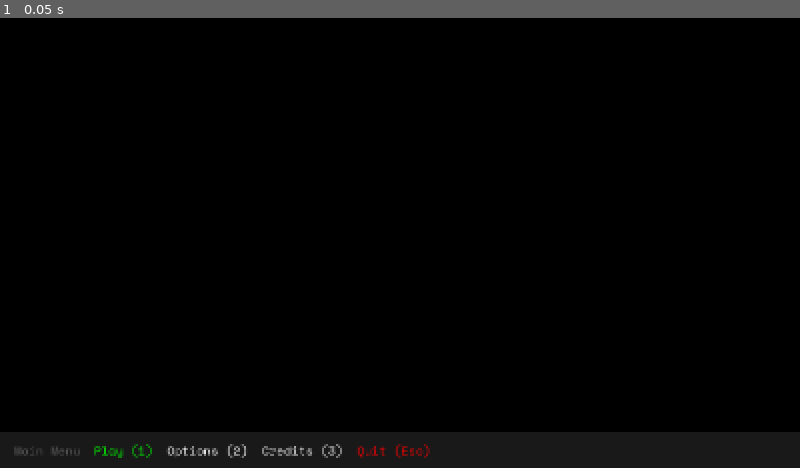
Above: before the commit, frame 1.
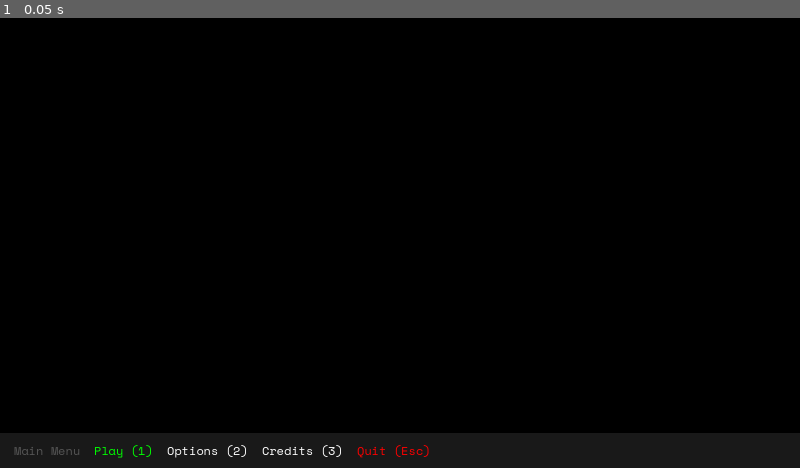
Above: after the commit, the same moment.

Repository: SingularityFuel/GUI
Game: Godot game, scene res://novel/bargo/bargo.tscn
Two runs of this game, one before a commit and one after it. Both use one fixed random seed, a clock stepped at 60 frames per second and the inputs below.
Inputs:
- Up to frame 1 (0.05 s): no input

The runs differ from the first frame. In frame 1, 0.6% of the frame differs, in the area x 0-100%, y 92-98%.

Commit message:
Export Config and Window Min Size (#13)

Diff:
--- a/GUIDOT/novel/bargo/bar.gd
+++ b/GUIDOT/novel/bargo/bar.gd
@@ -1,5 +1,5 @@
 class_name Bar
-extends HBoxContainer
+extends CanvasItem
 
 @export var StateHint: Label
 @export var Refs: Array[Label]
--- /dev/null
+++ b/GUIDOT/novel/bargo/bar.tscn
@@ -0,0 +1,87 @@
+[gd_scene format=3 uid="uid://jtfyxcvkkn4g"]
+
+[ext_resource type="Script" uid="uid://yrah2dhvw5jk" path="res://novel/bargo/bar.gd" id="1_05ppw"]
+[ext_resource type="Theme" uid="uid://b8lununx6pesr" path="res://novel/bargo/main_font_theme.tres" id="2_xe66c"]
+
+[node name="Bar" type="ColorRect" unique_id=740554295 node_paths=PackedStringArray("StateHint", "Refs")]
+custom_minimum_size = Vector2(800, 70)
+anchors_preset = -1
+anchor_top = 1.0
+anchor_right = 1.0
+anchor_bottom = 1.0
+offset_top = -70.0
+color = Color(1, 1, 1, 0.1)
+script = ExtResource("1_05ppw")
+StateHint = NodePath("BarHBox/State")
+Refs = [NodePath("BarHBox/Label1"), NodePath("BarHBox/Label2"), NodePath("BarHBox/Label3"), NodePath("BarHBox/Label4"), NodePath("BarHBox/Label5"), NodePath("BarHBox/Label6"), NodePath("BarHBox/Label7"), NodePath("BarHBox/Label8")]
+metadata/_edit_lock_ = true
+
+[node name="BarHBox" type="HBoxContainer" parent="." unique_id=1524244931]
+custom_minimum_size = Vector2(70, 70)
+layout_mode = 1
+anchors_preset = 15
+anchor_right = 1.0
+anchor_bottom = 1.0
+grow_horizontal = 2
+grow_vertical = 2
+theme_override_constants/separation = 28
+metadata/_edit_lock_ = true
+
+[node name="Blank" type="Control" parent="BarHBox" unique_id=1819420951]
+layout_mode = 2
+metadata/_edit_lock_ = true
+
+[node name="State" type="Label" parent="BarHBox" unique_id=1887845948]
+layout_mode = 2
+theme = ExtResource("2_xe66c")
+theme_override_colors/font_color = Color(0.33333334, 0.33333334, 0.33333334, 1)
+text = "State"
+metadata/_edit_lock_ = true
+
+[node name="Label1" type="Label" parent="BarHBox" unique_id=610310690]
+layout_mode = 2
+theme = ExtResource("2_xe66c")
+text = "Play (1)"
+metadata/_edit_lock_ = true
+
+[node name="Label2" type="Label" parent="BarHBox" unique_id=437597692]
+layout_mode = 2
+theme = ExtResource("2_xe66c")
+text = "Options (2)"
+metadata/_edit_lock_ = true
+
+[node name="Label3" type="Label" parent="BarHBox" unique_id=318799947]
+layout_mode = 2
+theme = ExtResource("2_xe66c")
+text = "Credits (3)"
+metadata/_edit_lock_ = true
+
+[node name="Label4" type="Label" parent="BarHBox" unique_id=1723366961]
+layout_mode = 2
+theme = ExtResource("2_xe66c")
+text = "Quit (Esc)"
+metadata/_edit_lock_ = true
+
+[node name="Label5" type="Label" parent="BarHBox" unique_id=1010019253]
+layout_mode = 2
+theme = ExtResource("2_xe66c")
+theme_override_colors/font_color = Color(1, 0.33333334, 0.33333334, 1)
+metadata/_edit_lock_ = true
+
+[node name="Label6" type="Label" parent="BarHBox" unique_id=1497865239]
+layout_mode = 2
+theme = ExtResource("2_xe66c")
+theme_override_colors/font_color = Color(1, 0.33333334, 0.33333334, 1)
+metadata/_edit_lock_ = true
+
+[node name="Label7" type="Label" parent="BarHBox" unique_id=2092912029]
+layout_mode = 2
+theme = ExtResource("2_xe66c")
+theme_override_colors/font_color = Color(1, 0.33333334, 0.33333334, 1)
+metadata/_edit_lock_ = true
+
+[node name="Label8" type="Label" parent="BarHBox" unique_id=1772276150]
+layout_mode = 2
+theme = ExtResource("2_xe66c")
+theme_override_colors/font_color = Color(1, 0.33333334, 0.33333334, 1)
+metadata/_edit_lock_ = true
--- a/GUIDOT/novel/bargo/bargo.gd
+++ b/GUIDOT/novel/bargo/bargo.gd
@@ -2,16 +2,21 @@
 
 @export var BottomBar:Bar
 @export var CreditsPanel:CanvasItem
+@export var OptionsPanel:CanvasItem
 
 var GameState:String
 
 func _ready() -> void:
+	# Things that should be project settings
+	get_window().min_size = Vector2i(800, 600)
+	# Check
 	if BottomBar == null:
 		L.logError("bottom bar nonexistent")
 	# Triggers
 	S.AnyKey.connect(_onKey)
 	# Hide Components
 	CreditsPanel.hide()
+	OptionsPanel.hide()
 	# Initialize
 	ChangeState("Main Menu")
 
@@ -66,8 +71,12 @@
 	match state:
 		"Credits":
 			CreditsPanel.hide()
+		"Options":
+			OptionsPanel.hide()
 
 func EnterState(state:String) -> void:
 	match state:
 		"Credits":
 			CreditsPanel.show()
+		"Options":
+			OptionsPanel.show()
--- a/GUIDOT/novel/bargo/bargo.tscn
+++ b/GUIDOT/novel/bargo/bargo.tscn
@@ -1,10 +1,11 @@
 [gd_scene format=3 uid="uid://4c8wv34824cw"]
 
 [ext_resource type="Script" uid="uid://gigastd2c6t3" path="res://novel/bargo/bargo.gd" id="1_ioc6g"]
-[ext_resource type="Script" uid="uid://yrah2dhvw5jk" path="res://novel/bargo/bar.gd" id="2_jy4do"]
+[ext_resource type="PackedScene" uid="uid://jtfyxcvkkn4g" path="res://novel/bargo/bar.tscn" id="2_roek2"]
 [ext_resource type="Theme" uid="uid://b8lununx6pesr" path="res://novel/bargo/main_font_theme.tres" id="4_xi4j1"]
 
-[node name="Bargo" type="Control" unique_id=1347800792 node_paths=PackedStringArray("BottomBar", "CreditsPanel")]
+[node name="Bargo" type="Control" unique_id=1347800792 node_paths=PackedStringArray("BottomBar", "CreditsPanel", "OptionsPanel")]
+custom_minimum_size = Vector2(800, 600)
 layout_mode = 3
 anchors_preset = 15
 anchor_right = 1.0
@@ -12,8 +13,9 @@
 grow_horizontal = 2
 grow_vertical = 2
 script = ExtResource("1_ioc6g")
-BottomBar = NodePath("Bar/BarHBox")
+BottomBar = NodePath("Bar")
 CreditsPanel = NodePath("Credits")
+OptionsPanel = NodePath("Options")
 
 [node name="BG" type="ColorRect" parent="." unique_id=1002946325]
 layout_mode = 1
@@ -24,91 +26,11 @@
 grow_vertical = 2
 color = Color(0, 0, 0, 1)
 
-[node name="Bar" type="ColorRect" parent="." unique_id=218714946]
-custom_minimum_size = Vector2(800, 70)
+[node name="Bar" parent="." unique_id=740554295 instance=ExtResource("2_roek2")]
 layout_mode = 1
-anchors_preset = -1
-anchor_top = 1.0
-anchor_right = 1.0
-anchor_bottom = 1.0
-offset_top = -70.0
-color = Color(1, 1, 1, 0.1)
-metadata/_edit_lock_ = true
-
-[node name="BarHBox" type="HBoxContainer" parent="Bar" unique_id=522259876 node_paths=PackedStringArray("StateHint", "Refs")]
-custom_minimum_size = Vector2(70, 70)
-layout_mode = 1
-anchors_preset = 15
-anchor_right = 1.0
-anchor_bottom = 1.0
-grow_horizontal = 2
-grow_vertical = 2
-theme_override_constants/separation = 28
-script = ExtResource("2_jy4do")
-StateHint = NodePath("State")
-Refs = [NodePath("Label1"), NodePath("Label2"), NodePath("Label3"), NodePath("Label4"), NodePath("Label5"), NodePath("Label6"), NodePath("Label7"), NodePath("Label8")]
-metadata/_edit_lock_ = true
-
-[node name="Blank" type="Control" parent="Bar/BarHBox" unique_id=39353473]
-layout_mode = 2
-metadata/_edit_lock_ = true
-
-[node name="State" type="Label" parent="Bar/BarHBox" unique_id=538780347]
-layout_mode = 2
-theme = ExtResource("4_xi4j1")
-theme_override_colors/font_color = Color(0.33333334, 0.33333334, 0.33333334, 1)
-text = "State"
-metadata/_edit_lock_ = true
-
-[node name="Label1" type="Label" parent="Bar/BarHBox" unique_id=547122991]
-layout_mode = 2
-theme = ExtResource("4_xi4j1")
-text = "Play (1)"
-metadata/_edit_lock_ = true
-
-[node name="Label2" type="Label" parent="Bar/BarHBox" unique_id=473990530]
-layout_mode = 2
-theme = ExtResource("4_xi4j1")
-text = "Options (2)"
-metadata/_edit_lock_ = true
-
-[node name="Label3" type="Label" parent="Bar/BarHBox" unique_id=955860472]
-layout_mode = 2
-theme = ExtResource("4_xi4j1")
-text = "Credits (3)"
-metadata/_edit_lock_ = true
-
-[node name="Label4" type="Label" parent="Bar/BarHBox" unique_id=615314478]
-layout_mode = 2
-theme = ExtResource("4_xi4j1")
-text = "Quit (Esc)"
-metadata/_edit_lock_ = true
-
-[node name="Label5" type="Label" parent="Bar/BarHBox" unique_id=1933980201]
-layout_mode = 2
-theme = ExtResource("4_xi4j1")
-theme_override_colors/font_color = Color(1, 0.33333334, 0.33333334, 1)
-metadata/_edit_lock_ = true
-
-[node name="Label6" type="Label" parent="Bar/BarHBox" unique_id=913326280]
-layout_mode = 2
-theme = ExtResource("4_xi4j1")
-theme_override_colors/font_color = Color(1, 0.33333334, 0.33333334, 1)
-metadata/_edit_lock_ = true
-
-[node name="Label7" type="Label" parent="Bar/BarHBox" unique_id=282345186]
-layout_mode = 2
-theme = ExtResource("4_xi4j1")
-theme_override_colors/font_color = Color(1, 0.33333334, 0.33333334, 1)
-metadata/_edit_lock_ = true
-
-[node name="Label8" type="Label" parent="Bar/BarHBox" unique_id=290638823]
-layout_mode = 2
-theme = ExtResource("4_xi4j1")
-theme_override_colors/font_color = Color(1, 0.33333334, 0.33333334, 1)
-metadata/_edit_lock_ = true
 
 [node name="Credits" type="ColorRect" parent="." unique_id=1226702153]
+visible = false
 layout_mode = 1
 anchors_preset = -1
 anchor_right = 1.0
@@ -145,3 +67,52 @@
 External Fonts:
 \"Syne Mono\" and \"Space Mono\", each under SIL Open Font License, Version 1.1"
 horizontal_alignment = 1
+
+[node name="Options" type="ColorRect" parent="." unique_id=66526894]
+layout_mode = 1
+anchors_preset = -1
+anchor_right = 1.0
+anchor_bottom = 1.0
+offset_left = 70.0
+offset_top = 70.0
+offset_right = -70.0
+offset_bottom = -140.0
+color = Color(0, 0, 0, 0.5)
+
+[node name="ReferenceRect" type="ReferenceRect" parent="Options" unique_id=1093075991]
+layout_mode = 1
+anchors_preset = 15
+anchor_right = 1.0
+anchor_bottom = 1.0
+grow_horizontal = 2
+grow_vertical = 2
+border_color = Color(0.26666668, 0.26666668, 0.26666668, 1)
+border_width = 2.0
+editor_only = false
+
+[node name="VBoxContainer" type="VBoxContainer" parent="Options" unique_id=1319789478]
+layout_mode = 1
+anchors_preset = 15
+anchor_right = 1.0
+anchor_bottom = 1.0
+grow_horizontal = 2
+grow_vertical = 2
+alignment = 1
+
+[node name="Slider1" type="ReferenceRect" parent="Options/VBoxContainer" unique_id=426346802]
+custom_minimum_size = Vector2(100, 50)
+layout_mode = 2
+border_width = 2.0
+editor_only = false
+
+[node name="Slider2" type="ReferenceRect" parent="Options/VBoxContainer" unique_id=1871647927]
+custom_minimum_size = Vector2(100, 50)
+layout_mode = 2
+border_width = 2.0
+editor_only = false
+
+[node name="Slider3" type="ReferenceRect" parent="Options/VBoxContainer" unique_id=152408143]
+custom_minimum_size = Vector2(100, 50)
+layout_mode = 2
+border_width = 2.0
+editor_only = false
--- a/GUIDOT/project.godot
+++ b/GUIDOT/project.godot
@@ -54,8 +54,7 @@
 
 window/size/viewport_width=1600
 window/size/viewport_height=900
-window/stretch/mode="canvas_items"
-window/stretch/aspect="expand"
+window/stretch/aspect="ignore"
 
 [internationalization]
 
@@ -73,3 +72,4 @@
 rendering_device/driver.windows="d3d12"
 renderer/rendering_method="gl_compatibility"
 renderer/rendering_method.mobile="gl_compatibility"
+textures/vram_compression/import_etc2_astc=true
Not shown, added: GUIDOT/export_presets.cfg
Not shown, changed: .gitignore
